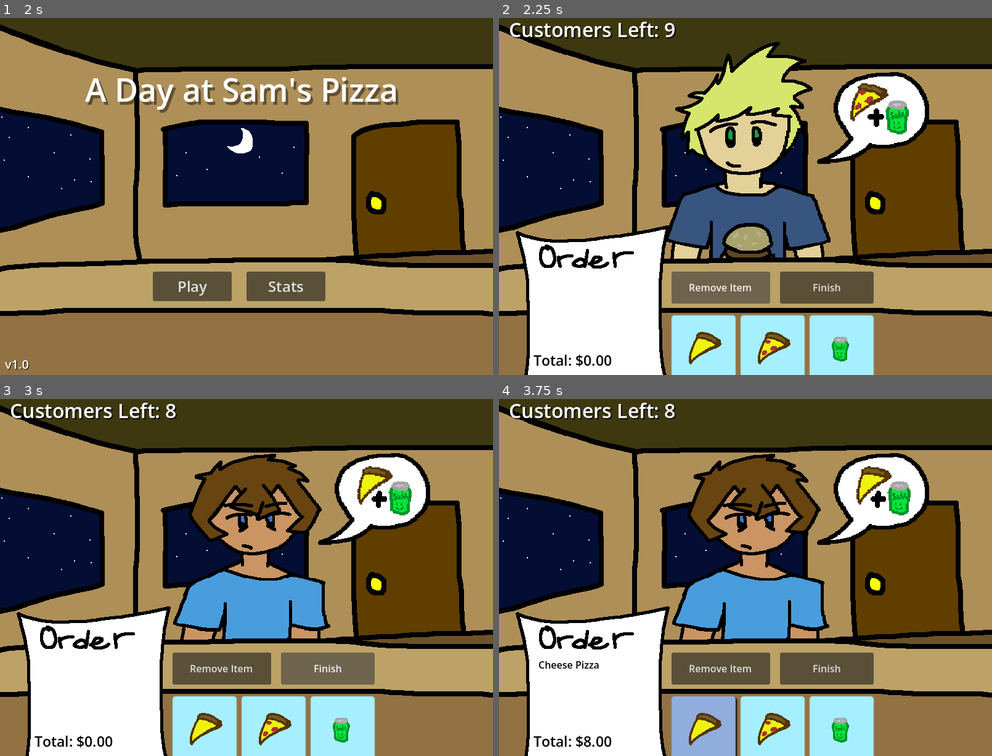
Above: before the commit, frames 1-4 (two rows, left to right).
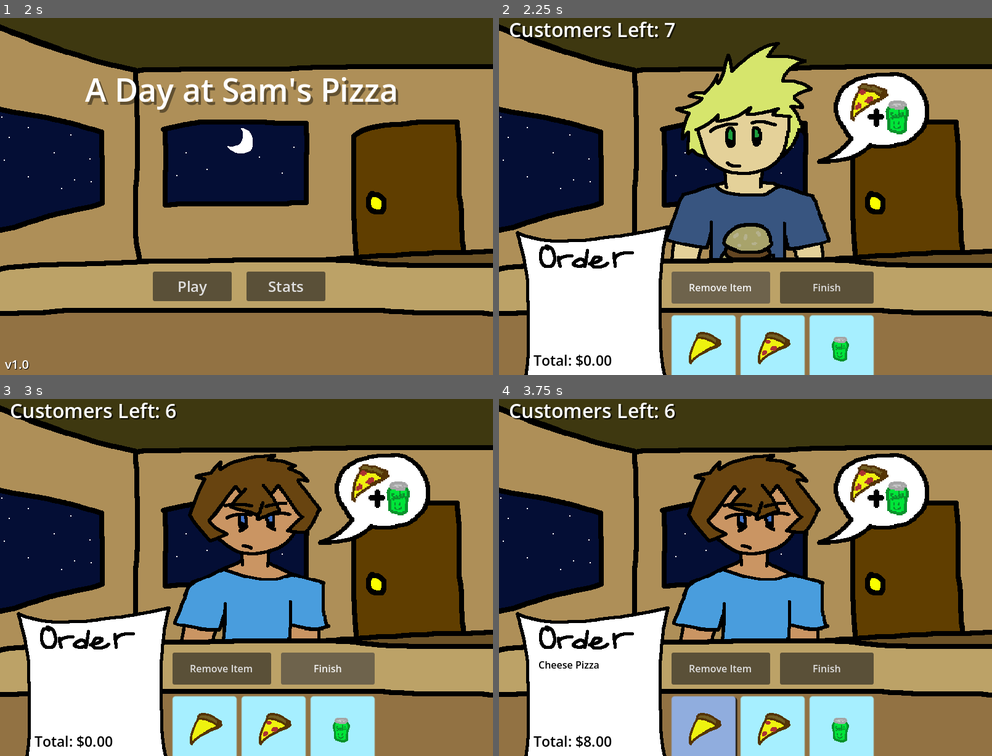
Above: after the commit, the same moments.

Repository: CollectorDev09/Sams-Pizza
Game: Godot game, scene res://scenes/menu.tscn
Two runs of this game, one before a commit and one after it. Both use one fixed random seed, a clock stepped at 60 frames per second and the inputs below.
Inputs (mouse positions are in pixels of both pictures, inside the frame that each line leads up to):
- Up to frame 1 (2 s): click "Stats" at 0.5 s; click "Back" at 1.25 s
- Up to frame 2 (2.25 s): click "Play" at 2 s
- Up to frame 3 (3 s): click "Finish" at 2.75 s
- Up to frame 4 (3.75 s): click (706, 727) at 3.5 s

Frame 1 is identical in both runs. In frame 2, less than 0.1% of the frame differs, in the area x 33-36%, y 1-6%; in frame 3, 0.7%, in the area x 33-84%, y 1-33%; in frame 4, 0.7%.

Commit message:
Base Item class

Diff:
--- /dev/null
+++ b/scripts/game/BaseItem.gd
@@ -0,0 +1,5 @@
+@abstract
+class_name BaseItem extends Node
+
+var itemPrice: float
+var itemName: String
--- a/scripts/main.gd
+++ b/scripts/main.gd
@@ -30,7 +30,7 @@
 
 var randomNum
 
-var customers:int = random.randi() % 20
+var customers:int = random.randf_range(5, 20)
 var totalOrders = 0
 var correctOrders = 0
 
@@ -44,6 +44,7 @@
 	updateText()
 
 var lastAnim = ""
+var lastOrder = ""
 
 func newCustomer():
 	var anims = ["Jonathan", "Macy", "Star"]
@@ -62,9 +63,14 @@
 	total = 0
 
 	randomNum = random.randi() % 2
+
 	customerWants = random.randi() % items.size()
+
 	print(randomNum)
 	print(keys[customerWants])
+
+	lastOrder = keys[customerWants]
+
 	requestArray.append(keys[customerWants])
 	requestArray.pop_front()
 	print("\n")
Not shown, added: scripts/game/BaseItem.gd.uid
